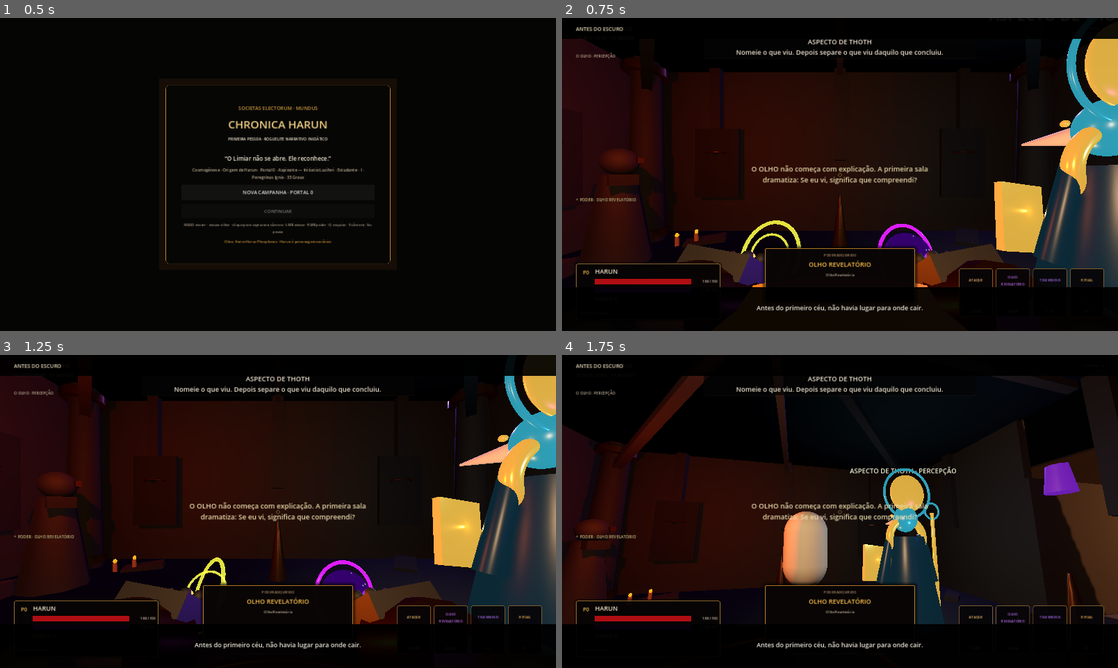
Above: before the commit, frames 1-4 (two rows, left to right).
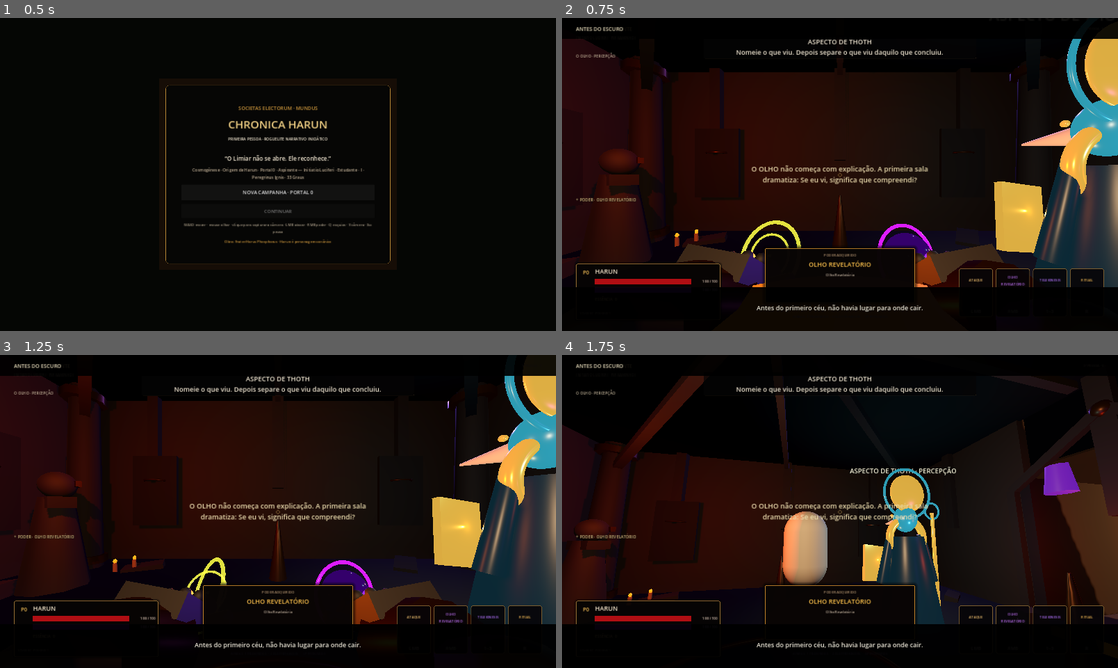
Above: after the commit, the same moments.

Repository: neuralSynapse/societaselectorum
Game: Godot game, scene res://scenes/boot/Main.tscn
Two runs of this game, one before a commit and one after it. Both use one fixed random seed, a clock stepped at 60 frames per second and the inputs below.
Inputs (mouse positions are in pixels of both pictures, inside the frame that each line leads up to):
- Up to frame 1 (0.5 s): no input
- Up to frame 2 (0.75 s): click "NOVA CAMPANHA · PORTAL 0" at 0.5 s
- Up to frame 3 (1.25 s): no input
- Up to frame 4 (1.75 s): tap Enter (ui_accept) at 1.25 s; move the mouse to (867, 511) at 1.27 s; hold W (move_forward) from 1.28 s (still down); hold V (camera_toggle) from 1.28 s (still down); click (867, 511) at 1.42 s; tap Space (jump) at 1.52 s

Frame 1 is identical in both runs. In frame 2, 0.4% of the frame differs, in the area x 77-100%, y 27-75%; in frame 3, 0.4%; in frame 4, 0.9%, in the area x 59-100%, y 16-80%.

Commit message:
fix: infer and clarify real doorway connections

Diff:
--- a/game/chronica-harun/scripts/generation/RoomShell.gd
+++ b/game/chronica-harun/scripts/generation/RoomShell.gd
@@ -9,6 +9,9 @@
 var cleared := false
 
 func _ready() -> void:
+    _infer_open_doorways_from_guards()
+    if not child_entered_tree.is_connected(_on_room_child_entered):
+        child_entered_tree.connect(_on_room_child_entered)
     _build_gothic_dressing()
     _apply_role_lighting()
     var trigger := get_node_or_null("EncounterTrigger") as Area3D
@@ -18,6 +21,17 @@
 func _on_body_entered(body: Node) -> void:
     if body is PlayerController:
         player_entered.emit(room_id)
+
+func _infer_open_doorways_from_guards() -> void:
+    for wall_name in ["NorthWall", "SouthWall", "EastWall", "WestWall"]:
+        if get_node_or_null("DoorwayGuards_" + wall_name) != null:
+            mark_doorway_open(wall_name)
+
+func _on_room_child_entered(node: Node) -> void:
+    var node_name := String(node.name)
+    var prefix := "DoorwayGuards_"
+    if node_name.begins_with(prefix):
+        call_deferred("mark_doorway_open", node_name.trim_prefix(prefix))
 
 func mark_doorway_open(wall_name: String) -> void:
     var open_doorways: Array = get_meta("open_doorways", [])
